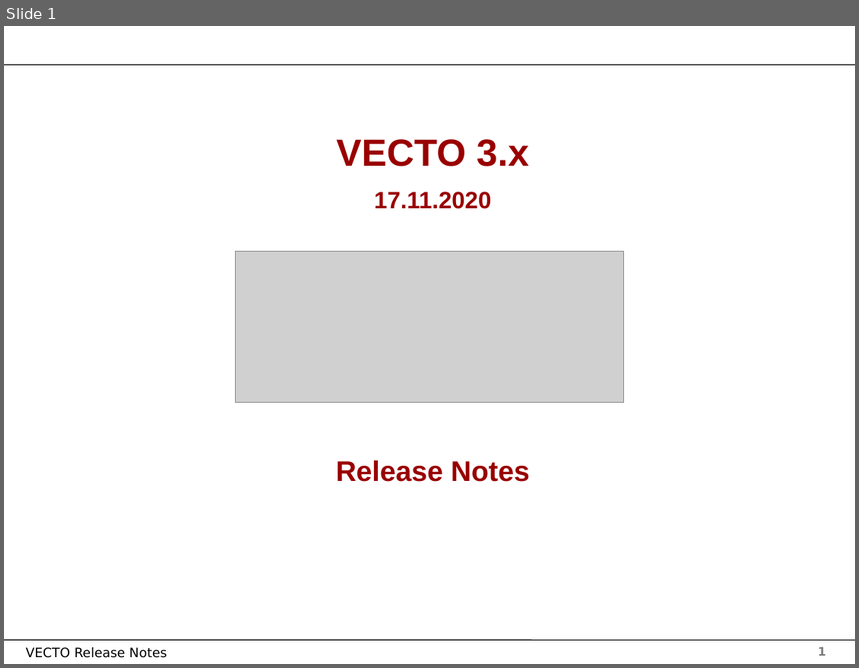
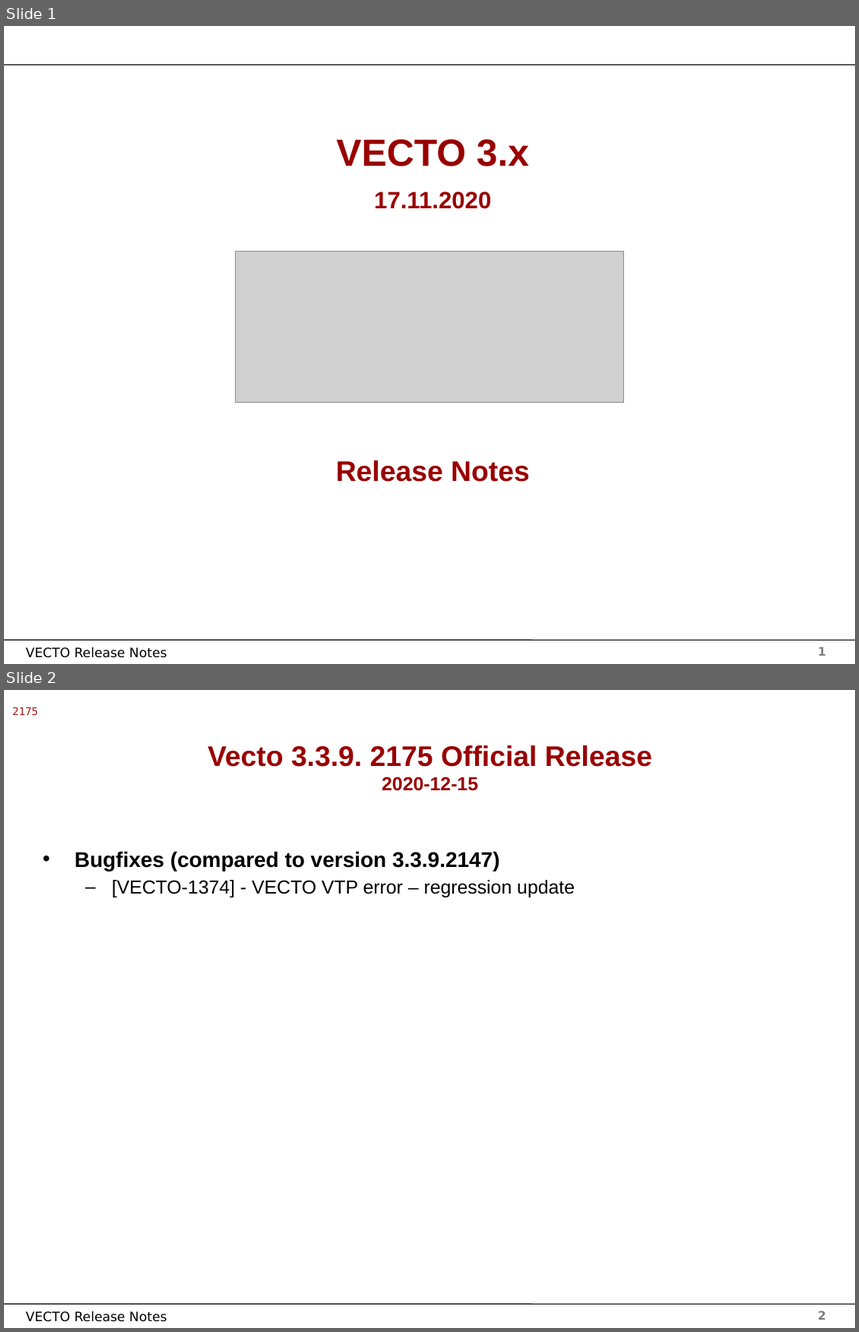
Before and after one commit to tanawadeatharva/BharatVECTO, a slide deck: Documentation/User Manual Source/Release Notes Vecto3.x.pptx. Shown one above the other, each under a label of ours: slide 1 before the commit, slides 1 and 2 after it. The pictures are 859x668 and 859x1332 pixels, drawn with LibreOffice and Linux fonts; fonts in the diff are those of the drawing; grey boxes stand for pictures; background and template pictures are left out. Boxes give left, top, right and bottom in pixels: in the first picture for what was removed or moved away, otherwise in the second. Text is boxed around its words. In the diff, an @@ line names an element or a change of style, - is before the commit and + after.

Commit message:
compiling new vecto release

```diff
--- a/Documentation/User Manual Source/Release Notes Vecto3.x.pptx
+++ b/Documentation/User Manual Source/Release Notes Vecto3.x.pptx
@@ slide 2 added at [4,690,855,1328], background #FFFFFF; not listed: 4 template elements that a slide beside it also shows @@
@@ text added at [12,707,38,716], 9 pt, text #A31515 @@
+2175
@@ title added at [208,745,652,791], 24 pt, text #990000, bold @@
+Vecto 3.3.9. 2175 Official Release
+2020-12-15
@@ text added at [75,851,575,897], 16 pt, text #000000 @@
+• Bugfixes (compared to version 3.3.9.2147)
+  – [VECTO-1374] - VECTO VTP error – regression update
```
Also in this commit, not shown: 11 other files.
